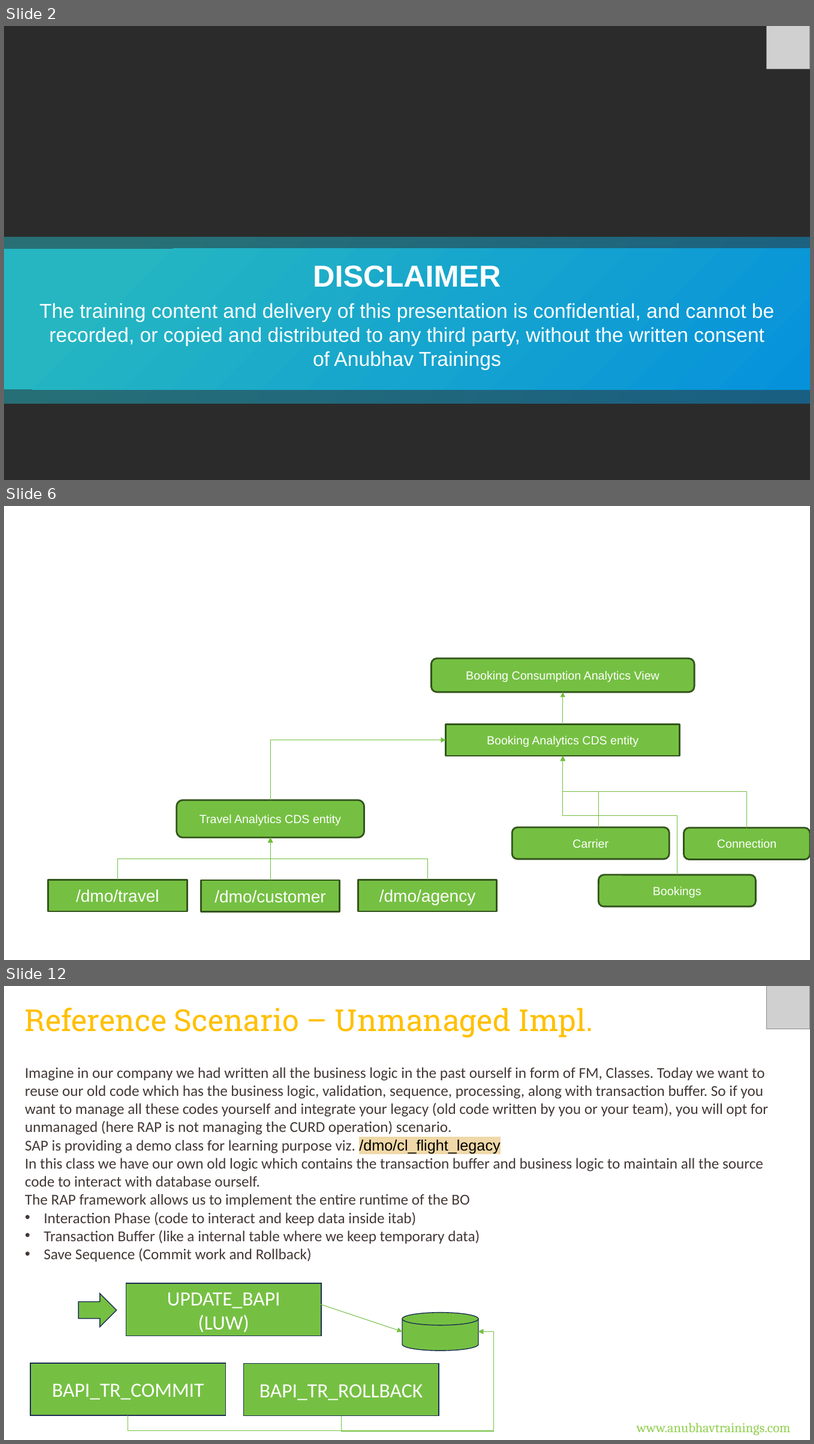
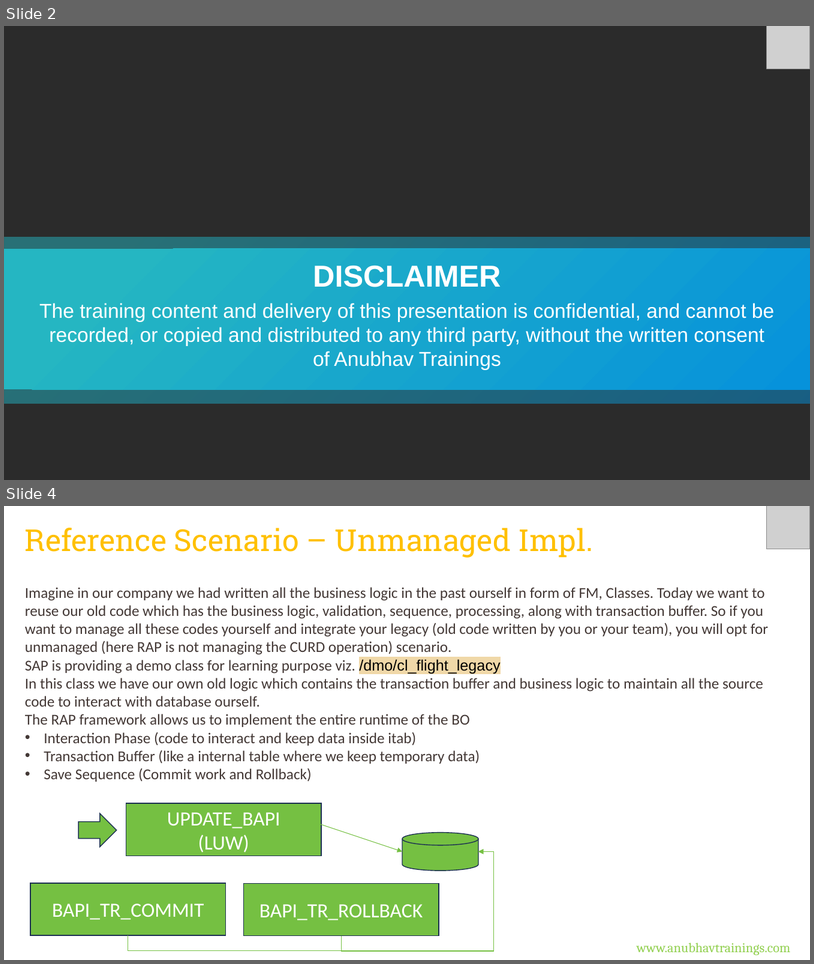
Before and after one commit to soyuztechnologies/CDS_AMDP_RAP_Training_60H, a slide deck: Day 17/DAY-17.pptx. Shown one above the other, each under a label of ours: slides 2, 6 and 12 before the commit, slides 2 and 4 after it; the slides between them are not shown. The pictures are 814x1444 and 814x964 pixels, drawn with LibreOffice and Linux fonts; fonts in the diff are those of the drawing; grey boxes stand for pictures; background and template pictures are left out; a plain dark background stands for a picture behind light text. Boxes give left, top, right and bottom in pixels: in the first picture for what was removed or moved away, otherwise in the second. Text is boxed around its words. In the diff, an @@ line names an element or a change of style, - is before the commit and + after.

```diff
--- a/Day 17/DAY-17.pptx
+++ b/Day 17/DAY-17.pptx
@@ slide 6 removed at box(4, 506, 810, 960), background #FFFFFF @@
@@ rounded rectangle removed at box(432, 658, 695, 693) @@
-Booking Consumption Analytics View
@@ arrow removed from (563, 724) to (563, 692) @@
@@ rectangle removed at box(446, 724, 680, 755) @@
-Booking Analytics CDS entity
@@ elbow arrow removed from (271, 800) to (446, 740) @@
@@ elbow arrow removed from (599, 827) to (563, 756) @@
@@ elbow arrow removed from (747, 828) to (563, 756) @@
@@ elbow arrow removed from (677, 874) to (563, 756) @@
@@ rounded rectangle removed at box(177, 800, 365, 838) @@
-Travel Analytics CDS entity
@@ rounded rectangle removed at box(512, 827, 669, 859) @@
-Carrier
@@ rounded rectangle removed at box(684, 828, 810, 859) @@
-Connection
@@ elbow arrow removed from (118, 879) to (271, 838) @@
@@ arrow removed from (271, 880) to (271, 838) @@
@@ elbow arrow removed from (428, 879) to (271, 838) @@
@@ rectangle removed at box(48, 879, 188, 911) @@
-/dmo/travel
@@ rectangle removed at box(201, 880, 341, 912) @@
-/dmo/customer
@@ rectangle removed at box(359, 879, 498, 911) @@
-/dmo/agency
@@ rounded rectangle removed at box(599, 874, 756, 906) @@
-Bookings
@@ what was slide 12 is now slide 4 @@
```
Also in this commit, not shown: 1 slide changed, 21 other slides removed, 5 other files.
